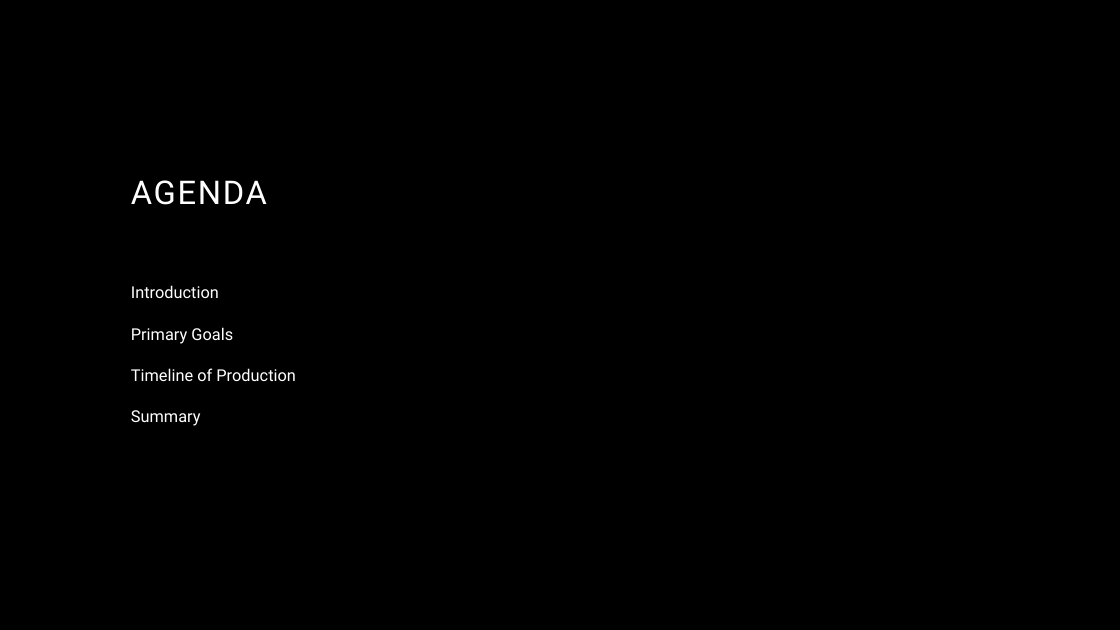
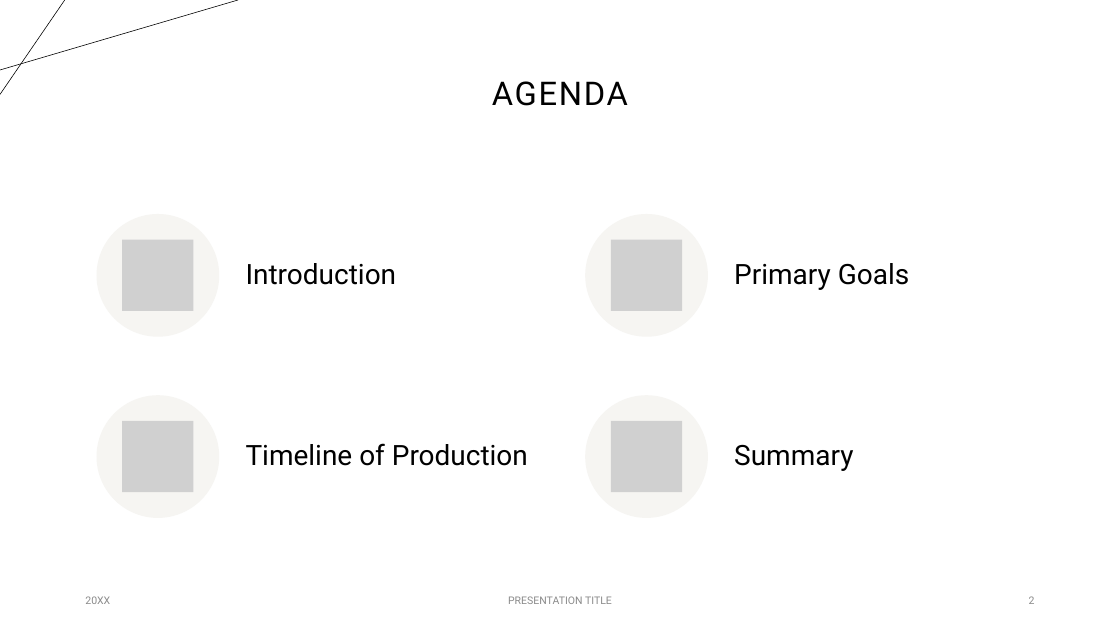
Before and after one commit to b-p2000/Data_Analyst, a slide deck: slide 2 of App Capstone/Bank 170 App Capstone.pptx. Drawn at 1120x630 pixels with LibreOffice and Linux fonts; fonts in the diff are those of the drawing; grey boxes stand for pictures; background and template pictures are left out. Boxes give left, top, right and bottom in pixels: in the first picture for what was removed or moved away, otherwise in the second. Text is boxed around its words. In the diff, an @@ line names an element or a change of style, - is before the commit and + after.

```diff
--- a/App Capstone/Bank 170 App Capstone.pptx
+++ b/App Capstone/Bank 170 App Capstone.pptx
@@ background #000000 to #FFFFFF @@
@@ line added from (0, 70) to (238, 0), #000000 0.5 pt @@
@@ line added from (65, 0) to (0, 94), #000000 0.5 pt @@
@@ title "AGENDA": place and size @@
-title "AGENDA" at <box>131,180,267,205</box>
+title "AGENDA" at <box>492,81,628,106</box>
@@ title "AGENDA" at <box>492,81,628,106</box>: text colour #FFFFFF to #000000; alignment left to centre; vertical alignment bottom to middle @@
@@ text removed at <box>131,285,295,426</box> @@
-Introduction
-Primary Goals
-Timeline of Production
-Summary
@@ group added at <box>97,214,909,518</box>: 4 ellipses, 4 pictures, 4 texts @@
+Introduction
+Primary Goals
+Timeline of Production
+Summary
@@ text added at <box>85,596,110,604</box>, 9 pt, text #8C8C8C @@
+20XX
@@ text added at <box>508,596,612,604</box>, 9 pt, text #8C8C8C @@
+PRESENTATION TITLE
@@ page number added at <box>1029,596,1035,604</box>, 9 pt, text #8C8C8C @@
+2
```
Also in this commit, not shown: 2 other slides changed, 2 slides added, 2 slides removed, 5 other files.
